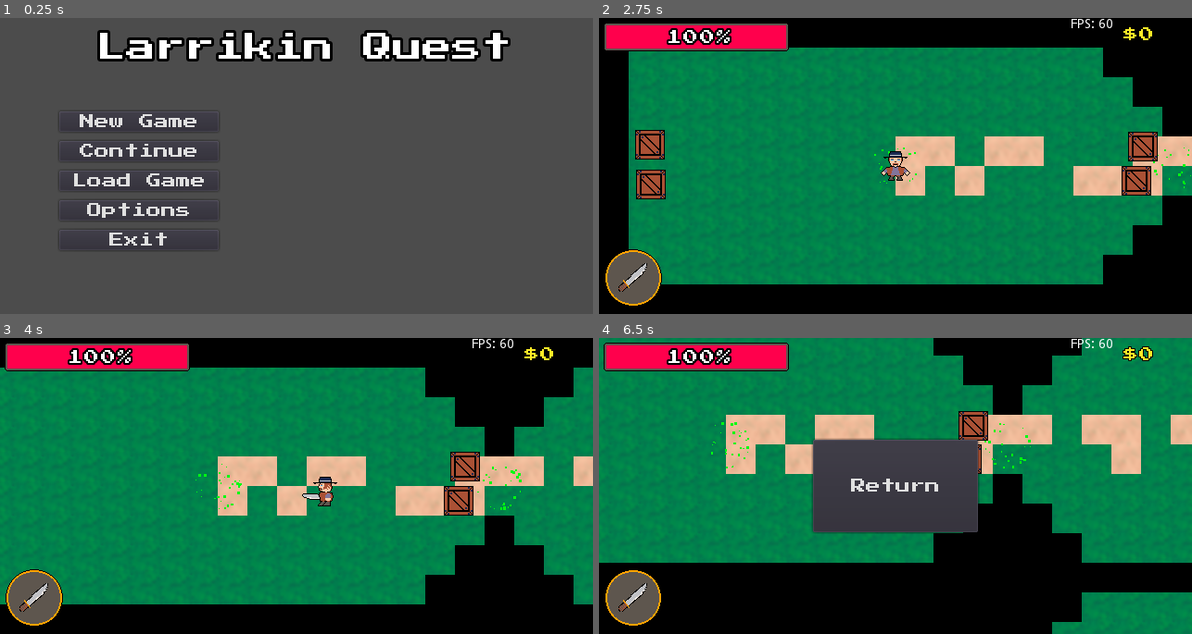
Above: before the commit, frames 1-4 (two rows, left to right).
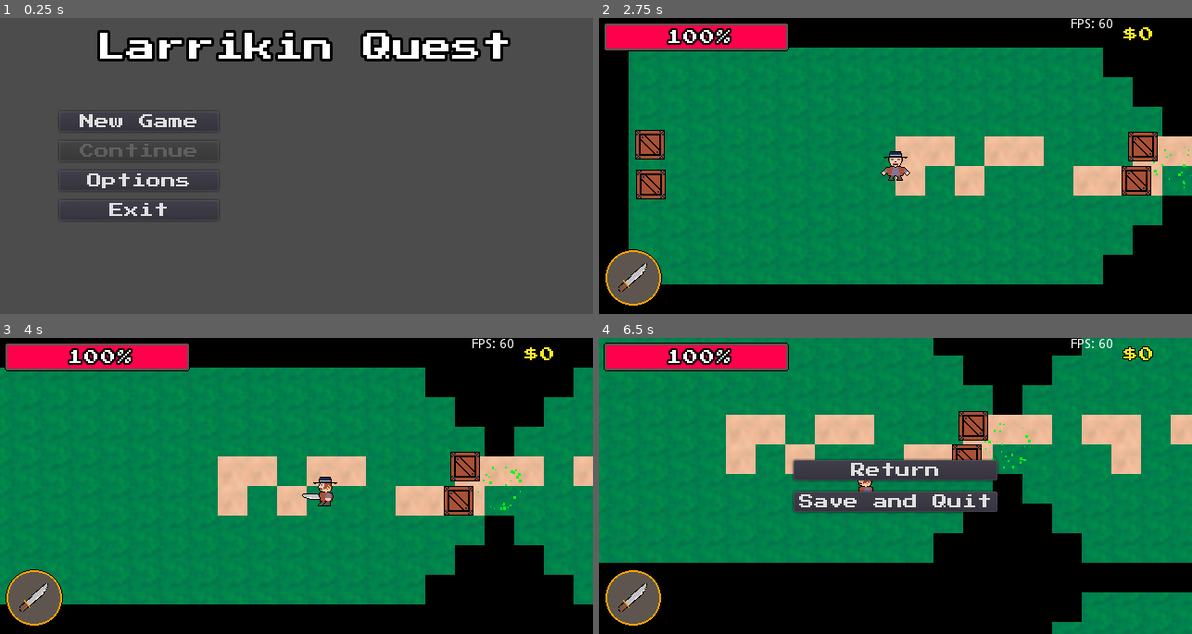
Above: after the commit, the same moments.

Repository: Beetron/2d-aussie-rpg
Game: Godot game, scene res://scene/Master.tscn
Same seed, same stepped clock (60 frames per second), same inputs: the game is played once before the commit and once after it.
Inputs (mouse positions are in pixels of both pictures, inside the frame that each line leads up to):
- Up to frame 1 (0.25 s): no input
- Up to frame 2 (2.75 s): click "Options" at 0.5 s; click (735, 180) at 1.25 s, where only the run before the commit has a clickable "Load Game"; click "New Game" at 2 s
- Up to frame 3 (4 s): move the mouse to (426, 471) at 2.77 s; hold Right (ui_right) 2.78-3.53 s; hold E (interact) 2.78-3.53 s; move the mouse to (177, 500) at 3.52 s; hold Down (ui_down) from 3.53 s (still down); click (177, 500) at 3.6 s; tap E (interact) at 3.8 s
- Up to frame 4 (6.5 s): move the mouse to (954, 420) at 4.27 s; release Down (ui_down) at 4.28 s; hold Right (ui_right) 4.28-5.03 s; hold E (interact) 4.28-5.03 s; move the mouse to (865, 545) at 5.02 s; hold Up (ui_up) 5.03-5.78 s; right-click (865, 545) at 5.1 s; tap E (interact) at 5.3 s; move the mouse to (1073, 530) at 5.77 s; hold Left (ui_left) from 5.78 s (still down); hold E (interact) from 5.78 s (still down); tap Escape (pause) at 6.4 s

The runs differ from the first frame. In frame 1, 1.2% of the frame differs, in the area x 11-36%, y 42-79%; in frame 2, less than 0.1%; in frame 3, less than 0.1%; in frame 4, 6.9%, in the area x 18-68%, y 28-66%.

Commit message:
Saving and loading

Diff:
--- a/scene/Boomerang.tscn
+++ b/scene/Boomerang.tscn
@@ -28,7 +28,9 @@
 "values": [ 0.0, 90.0, 180.0, 270.0, 360.0 ]
 }
 
-[node name="Boomerang" type="KinematicBody2D"]
+[node name="Boomerang" type="KinematicBody2D" groups=[
+"remove_on_load",
+]]
 collision_layer = 8
 collision_mask = 5
 script = ExtResource( 2 )
--- a/scene/Bottle.tscn
+++ b/scene/Bottle.tscn
@@ -35,7 +35,9 @@
 "values": [ 0.0, 90.0, 180.0, 270.0, 360.0 ]
 }
 
-[node name="Bottle" type="Area2D"]
+[node name="Bottle" type="Area2D" groups=[
+"remove_on_load",
+]]
 gravity = 0.0
 collision_layer = 64
 collision_mask = 19
--- a/scene/Level 1.tscn
+++ b/scene/Level 1.tscn
@@ -140,16 +140,14 @@
 [node name="Crate17" parent="." index="41" instance=ExtResource( 3 )]
 position = Vector2( 1646.69, 390.068 )
 
-[node name="Checkpoint" parent="." index="42" instance=ExtResource( 6 )]
-
-[node name="Checkpoint2" parent="." index="43" instance=ExtResource( 6 )]
+[node name="Checkpoint2" parent="." index="42" instance=ExtResource( 6 )]
 position = Vector2( 912, 0 )
 
-[node name="Checkpoint3" parent="." index="44" instance=ExtResource( 6 )]
+[node name="Checkpoint3" parent="." index="43" instance=ExtResource( 6 )]
 position = Vector2( 1520, 0 )
 
-[node name="Checkpoint4" parent="." index="45" instance=ExtResource( 6 )]
+[node name="Checkpoint4" parent="." index="44" instance=ExtResource( 6 )]
 position = Vector2( 2128, 0 )
 
-[node name="Checkpoint10" parent="." index="46" instance=ExtResource( 6 )]
+[node name="Checkpoint10" parent="." index="45" instance=ExtResource( 6 )]
 position = Vector2( 304, -0.109299 )
--- a/scene/MainMenu.tscn
+++ b/scene/MainMenu.tscn
@@ -1,9 +1,7 @@
-[gd_scene load_steps=9 format=2]
+[gd_scene load_steps=8 format=2]
 
 [ext_resource path="res://fonts/title_font.tres" type="DynamicFontData" id=1]
 [ext_resource path="res://script/main_menu.gd" type="Script" id=2]
-
-
 
 [sub_resource type="DynamicFont" id=1]
 size = 32
@@ -21,9 +19,6 @@
 font_data = ExtResource( 1 )
 
 [sub_resource type="DynamicFont" id=5]
-font_data = ExtResource( 1 )
-
-[sub_resource type="DynamicFont" id=6]
 font_data = ExtResource( 1 )
 
 [node name="GUI" type="Control"]
@@ -77,30 +72,23 @@
 margin_right = 172.0
 margin_bottom = 54.0
 custom_fonts/font = SubResource( 3 )
+disabled = true
 text = "Continue"
 
-[node name="Load Game" type="Button" parent="MainMenuButtons"]
+[node name="Options" type="Button" parent="MainMenuButtons"]
 margin_top = 64.0
 margin_right = 172.0
 margin_bottom = 86.0
 custom_fonts/font = SubResource( 4 )
-text = "Load Game"
+text = "Options"
 
-[node name="Options" type="Button" parent="MainMenuButtons"]
+[node name="Exit" type="Button" parent="MainMenuButtons"]
 margin_top = 96.0
 margin_right = 172.0
 margin_bottom = 118.0
 custom_fonts/font = SubResource( 5 )
-text = "Options"
-
-[node name="Exit" type="Button" parent="MainMenuButtons"]
-margin_top = 128.0
-margin_right = 172.0
-margin_bottom = 150.0
-custom_fonts/font = SubResource( 6 )
 text = "Exit"
 [connection signal="pressed" from="MainMenuButtons/New Game" to="." method="_on_Start_Game_pressed"]
 [connection signal="pressed" from="MainMenuButtons/Continue" to="." method="_on_Continue_pressed"]
-[connection signal="pressed" from="MainMenuButtons/Load Game" to="." method="_on_Load_Game_pressed"]
 [connection signal="pressed" from="MainMenuButtons/Options" to="." method="_on_Options_pressed"]
 [connection signal="pressed" from="MainMenuButtons/Exit" to="." method="_on_Exit_pressed"]
--- a/scene/PauseMenu.tscn
+++ b/scene/PauseMenu.tscn
@@ -1,9 +1,12 @@
-[gd_scene load_steps=4 format=2]
+[gd_scene load_steps=5 format=2]
 
 [ext_resource path="res://fonts/title_font.tres" type="DynamicFontData" id=1]
 [ext_resource path="res://script/pause_menu.gd" type="Script" id=2]
 
 [sub_resource type="DynamicFont" id=1]
+font_data = ExtResource( 1 )
+
+[sub_resource type="DynamicFont" id=2]
 font_data = ExtResource( 1 )
 
 [node name="PauseMenu" type="CanvasLayer"]
@@ -18,18 +21,41 @@
 "_edit_use_anchors_": false
 }
 
-[node name="Unpause" type="Button" parent="GUI"]
+[node name="VSplitContainer" type="VSplitContainer" parent="GUI"]
 anchor_left = 0.5
 anchor_top = 0.5
 anchor_right = 0.5
 anchor_bottom = 0.5
-margin_left = -89.0
-margin_top = -50.0
-margin_right = 89.0
-margin_bottom = 50.0
+margin_left = -110.0
+margin_top = -28.0
+margin_right = 110.0
+margin_bottom = 28.0
+grow_horizontal = 2
+grow_vertical = 2
+size_flags_horizontal = 3
+size_flags_vertical = 3
+dragger_visibility = 1
+__meta__ = {
+"_edit_use_anchors_": false
+}
+
+[node name="Unpause" type="Button" parent="GUI/VSplitContainer"]
+margin_right = 220.0
+margin_bottom = 22.0
 custom_fonts/font = SubResource( 1 )
 text = "Return"
 __meta__ = {
 "_edit_use_anchors_": false
 }
-[connection signal="pressed" from="GUI/Unpause" to="." method="_on_Unpause_pressed"]
+
+[node name="SaveAndQuit" type="Button" parent="GUI/VSplitContainer"]
+margin_top = 34.0
+margin_right = 220.0
+margin_bottom = 56.0
+custom_fonts/font = SubResource( 2 )
+text = "Save and Quit"
+__meta__ = {
+"_edit_use_anchors_": false
+}
+[connection signal="pressed" from="GUI/VSplitContainer/Unpause" to="." method="_on_Unpause_pressed"]
+[connection signal="pressed" from="GUI/VSplitContainer/SaveAndQuit" to="." method="_on_SaveAndQuit_pressed"]
--- a/scene/Spikes.tscn
+++ b/scene/Spikes.tscn
@@ -6,7 +6,9 @@
 [sub_resource type="RectangleShape2D" id=1]
 extents = Vector2( 8.01199, 8.14818 )
 
-[node name="Spikes" type="Area2D"]
+[node name="Spikes" type="Area2D" groups=[
+"remove_on_load",
+]]
 position = Vector2( 0.0769444, 0 )
 gravity = 0.0
 collision_layer = 64
--- a/script/Boomerang.gd
+++ b/script/Boomerang.gd
@@ -5,10 +5,16 @@
 
 var velocity : Vector2
 
-onready var player = get_parent().get_node("Player")
+var player : Node2D
 
 func _ready():
+	get_player()
 	$AnimationPlayer.play("spin")
+	return
+
+func get_player():
+	var players = get_tree().get_nodes_in_group("player")
+	player = players.back()
 	return
 
 func _physics_process(delta):
@@ -18,7 +24,7 @@
 
 	for i in get_slide_count():
 		var collision = get_slide_collision(i)
-		if collision.collider.name == "Player":
+		if collision.collider.is_in_group("player"):
 			collision.collider.boomerang_returned()
 			call_deferred("queue_free")
 		elif(collision.collider.is_in_group("enemies")):
--- a/script/Coins.gd
+++ b/script/Coins.gd
@@ -30,10 +30,12 @@
 	return
 
 func save():
-	var save_dict = {
-		"filename" : get_filename(),
-		"parent" : get_parent().get_path(),
-		"pos_x" : position.x,
-		"pos_y" : position.y,
-		}
-	return save_dict
+	if $RemoveTimer.is_stopped():
+		var save_dict = {
+			"filename" : get_filename(),
+			"parent" : get_parent().get_path(),
+			"pos_x" : position.x,
+			"pos_y" : position.y,
+			}
+		return save_dict
+	return null
--- a/script/Crate.gd
+++ b/script/Crate.gd
@@ -34,11 +34,13 @@
 	return
 
 func save():
-	var save_dict = {
-		"filename" : get_filename(),
-		"parent" : get_parent().get_path(),
-		"pos_x" : position.x,
-		"pos_y" : position.y,
-		"hp" : hp
-		}
-	return save_dict
+	if $RemoveTimer.is_stopped():
+		var save_dict = {
+			"filename" : get_filename(),
+			"parent" : get_parent().get_path(),
+			"pos_x" : position.x,
+			"pos_y" : position.y,
+			"hp" : hp
+			}
+		return save_dict
+	return null
--- a/script/Enemy.gd
+++ b/script/Enemy.gd
@@ -11,12 +11,18 @@
 var path : PoolVector2Array
 var rng = RandomNumberGenerator.new()
 var movement_frozen : bool
+var player : Node2D
 
-onready var player = get_parent().get_node("Player")
 onready var nav = get_parent().get_node("Navigation2D")
 
 func _ready():
+	get_player()
 	rng.randomize()
+	return
+
+func get_player():
+	var players = get_tree().get_nodes_in_group("player")
+	player = players.back()
 	return
 
 func take_damage(hit_amount):
--- a/script/Game.gd
+++ b/script/Game.gd
@@ -1,4 +1,6 @@
 extends Node
+
+signal save_and_quit
 
 var current_level
 var current_level_path
@@ -11,8 +13,8 @@
 var last_save_coins : int
 
 func _ready():
+	self.connect("save_and_quit", get_parent(), "save_and_quit")
 	init_level_list()
-	load_next_level()
 	return
 
 func init_level_list():
@@ -25,15 +27,36 @@
 	current_level.call_deferred("free")
 	return
 
+func load_level_by_path(path):
+	if current_level != null:
+		remove_current_level()
+	if !path:
+		printerr("Level path is null.")
+	else:
+		current_level_path = path
+		var next_level_resource = load(current_level_path)
+		var next_level = next_level_resource.instance()
+		add_child(next_level)
+		current_level = next_level
+	return
+
 func load_next_level():
 	if current_level != null:
 		remove_current_level()
 	current_level_path = level_list.pop_front()
-	print(current_level_path)
 	var next_level_resource = load(current_level_path)
 	var next_level = next_level_resource.instance()
 	add_child(next_level)
 	current_level = next_level
+	return
+
+func load_second_level():
+	if current_level != null:
+		remove_current_level()
+	var level_resource = load("res://scene/Level 2.tscn")
+	var level = level_resource.instance()
+	add_child(level)
+	current_level = level
 	return
 
 func load_bar_scene():
@@ -79,7 +102,7 @@
 func update_hp_bar(amount):
 	var hpbar = get_node("GameUI/PlayerUI/HealthBar")
 	var hp_percent = get_node("GameUI/PlayerUI/HealthBar/HealthPercent")
-	hpbar.value += amount
+	hpbar.value = amount
 	var hp_text = round(100 * (hpbar.value / hpbar.max_value))
 	hp_percent.text = hp_text as String + "%"
 	return
@@ -118,7 +141,6 @@
 	return
 
 func save_checkpoint(checkpoint_position):
-	print("Saving state")
 	last_save_state.clear()
 
 	var player_nodes = get_tree().get_nodes_in_group("player")
@@ -137,14 +159,17 @@
 			continue
 
 		var node_data = node.call("save")
-		last_save_state.append(to_json(node_data))
-	#print(last_save_state)
+		if(node_data != null):
+			last_save_state.append(to_json(node_data))
 	return
 
 func restore_checkpoint():
-	print("Loading state")
 	var save_nodes = get_tree().get_nodes_in_group("persist")
 	for i in save_nodes:
+		i.call_deferred("queue_free")
+
+	var projectiles = get_tree().get_nodes_in_group("remove_on_load")
+	for i in projectiles:
 		i.call_deferred("queue_free")
 
 	var player_nodes = get_tree().get_nodes_in_group("player")
@@ -153,6 +178,7 @@
 			printerr("No restore position function found")
 		else:
 			i.call("restore_position")
+			i.boomerang_thrown = false
 	coins = last_save_coins
 	update_coin_display()
 
@@ -168,6 +194,9 @@
 				continue
 			new_object.set(i, node_data[i])
 
+	var enemies = get_tree().get_nodes_in_group("enemies")
+	for i in enemies:
+		i.call("get_player")
 	$Transition/TransitionGUI.visible = true
 	$Transition/TransitionTimer.start()
 	get_tree().paused = true
@@ -178,47 +207,6 @@
 	$Transition/TransitionGUI.visible = false
 	return
 
-#
-#func save_game():
-#	var save_game = File.new()
-#	save_game.open("user://savegame.save", File.WRITE)
-#	var save_nodes = get_tree().get_nodes_in_group("persist")
-#	for node in save_nodes:
-#		if node.filename.empty():
-#			print("persistent node '%s' is missing a save() function, skipped" % node.name)
-#			continue
-#
-#		if !node.has_method("save"):
-#			print("persistent node '%s' is missing a save() function, skipped" % node.name)
-#			continue
-#
-#		var node_data = node.call("save")
-#		save_game.store_line(to_json(node_data))
-#	save_game.close()
-#	return
-#
-#func load_game():
-#	var save_game = File.new()
-#	if not save_game.file_exists("user://savegame.save"):
-#			return
-#
-#	var save_nodes = get_tree().get_nodes_in_group("persist")
-#	for i in save_nodes:
-#		i.call_deferred("queue_free")
-#
-#	save_game.open("user://savegame.save", File.READ)
-#	while save_game.get_position() < save_game.get_len():
-#		var node_data = parse_json(save_game.get_line())
-#
-#		var new_object = load(node_data["filename"]).instance()
-#		get_node(node_data["parent"]).add_child(new_object)
-#		new_object.position = Vector2(node_data["pos_x"], node_data["pos_y"])
-#
-#		for i in node_data.keys():
-#			if i == "filename" or i == "parent" or i == "pos_x" or i == "pos_y":
-#				continue
-#			new_object.set(i, node_data[i])
-#
-#	save_game.close()
-#
-#	return
+func save_and_quit():
+	emit_signal("save_and_quit")
+	return
--- a/script/Master.gd
+++ b/script/Master.gd
@@ -21,6 +21,7 @@
 	var game = game_resource.instance()
 	add_child(game)
 	current_scene = game
+	game.load_next_level()
 	return
 
 func load_options():
@@ -30,3 +31,120 @@
 	add_child(option)
 	current_scene = option
 	return
+
+func get_current_level():
+	var game = get_node("Game")
+	if !game:
+		printerr("Error: Game Scene not found!")
+	else:
+		var current_level = game.current_level_path
+		if !current_level:
+			printerr("Error: Current level not found!")
+		else:
+			return current_level
+	return null
+
+func save_game():
+	var save_game = File.new()
+	save_game.open("user://larrikinquest.save", File.WRITE)
+	var save_nodes = get_tree().get_nodes_in_group("persist")
+	save_nodes += get_tree().get_nodes_in_group("player")
+
+	var game_instance = get_node("Game")
+	for line in game_instance.last_save_state:
+		save_game.store_line(line)
+
+	var current_level = get_current_level()
+	if !current_level:
+		printerr("Save couldn't find current level.")
+	else:
+		save_game.store_line(to_json(get_current_level()))
+
+	save_game.store_line(to_json(game_instance.last_save_coins))
+	save_game.store_line(to_json(game_instance.coins))
+
+	for node in save_nodes:
+		if node.filename.empty():
+			print("persistent node '%s' is missing a save() function, skipped" % node.name)
+			continue
+
+		if !node.has_method("save"):
+			print("persistent node '%s' is missing a save() function, skipped" % node.name)
+			continue
+
+		var node_data = node.call("save")
+		if(node_data != null):
+			save_game.store_line(to_json(node_data))
+	save_game.close()
+	return
+
+func restore_save():
+	remove_current_scene()
+	var game_resource = load("res://scene/Game.tscn")
+	var game = game_resource.instance()
+	add_child(game)
+	current_scene = game
+
+	var save_game = File.new()
+	if not save_game.file_exists("user://larrikinquest.save"):
+			return
+
+	save_game.open("user://larrikinquest.save", File.READ)
+
+	while save_game.get_position() < save_game.get_len():
+		var line = save_game.get_line()
+		if line.begins_with("\"res://scene/Level"):
+			var level_path = parse_json(line)
+			game.load_level_by_path(level_path)
+			break
+		else:
+			game.last_save_state.append(line)
+
+	game.last_save_coins = parse_json(save_game.get_line())
+	game.coins = parse_json(save_game.get_line())
+	game.update_coin_display()
+
+	var save_nodes = get_tree().get_nodes_in_group("player")
+	save_nodes += get_tree().get_nodes_in_group("persist")
+
+	for i in save_nodes:
+		i.queue_free()
+
+	while save_game.get_position() < save_game.get_len():
+		var node_data = parse_json(save_game.get_line())
+
+		var new_object = load(node_data["filename"]).instance()
+		get_node(node_data["parent"]).add_child(new_object)
+		if node_data.has("pos_x") and node_data.has("pos_y"):
+			new_object.position = Vector2(node_data["pos_x"], node_data["pos_y"])
+
+		if node_data.has("saved_position_x") and node_data.has("saved_position_y"):
+			new_object.saved_position = Vector2(node_data["saved_position_x"], node_data["saved_position_y"])
+
+		for i in node_data.keys():
+			if i == "filename" or i == "parent" or i == "pos_x" or i == "pos_y" or i == "saved_position_x" or i == "saved_position_y":
+				continue
+			new_object.set(i, node_data[i])
+
+	#Update enemies player reference with new player node
+	var enemies = get_tree().get_nodes_in_group("enemies")
+	for i in enemies:
+		i.call("get_player")
+
+	var player_nodes = get_tree().get_nodes_in_group("player")
+	var player = player_nodes.back()
+	game.update_hp_bar(player.hp)
+
+	if player.current_weapon == 0:
+		player.equip_weapon("Boomerang")
+	elif player.current_weapon == 1:
+		player.equip_weapon("Knife")
+
+
+	save_game.close()
+	return
+
+func save_and_quit():
+	save_game()
+	get_tree().quit()
+	return
--- a/script/Player.gd
+++ b/script/Player.gd
@@ -41,7 +41,7 @@
 
 var saved_position : Vector2
 var position_reset = false
-var saved_cash : int
+var coins : int
 
 # Called when the node enters the scene tree for the first time.
 func _ready():
@@ -57,8 +57,6 @@
 	return
 
 func _process(delta):
-	if Input.is_key_pressed(16777235):
-		take_damage(99999)
 	handle_movement(delta)
 	update()
 	return
@@ -188,7 +186,7 @@
 func take_damage(hit_amount):
 	if($DamageImmunity.is_stopped()):
 		hp = hp - hit_amount
-		emit_signal("player_hp_changed", -hit_amount)
+		emit_signal("player_hp_changed", hp)
 		$DamageImmunity.start()
 		if(hp <= 0):
 			emit_signal("player_died")
@@ -216,3 +214,17 @@
 func restore_position():
 	position_reset = true
 	return
+
+func save():
+	var save_dict = {
+		"filename" : get_filename(),
+		"parent" : get_parent().get_path(),
+		"pos_x" : position.x,
+		"pos_y" : position.y,
+		"hp" : hp,
+		"saved_position_x" : saved_position.x,
+		"saved_position_y" : saved_position.y,
+		"boomerang_carried" : boomerang_carried,
+		"current_weapon" : current_weapon
+		}
+	return save_dict
--- a/script/checkpoint.gd
+++ b/script/checkpoint.gd
@@ -9,8 +9,9 @@
 func _on_Area2D_body_entered(body):
 	if body.is_in_group("player"):
 		emit_signal("activate", position)
-		if !body.has_method("restore_position"):
+		if !body.has_method("restore_hp"):
 			printerr("No restore_hp function found")
 		else:
 			body.call("restore_hp")
+
 	return
--- a/script/explode_toad.gd
+++ b/script/explode_toad.gd
@@ -55,7 +55,6 @@
 	$AnimatedSprite.play("Explode")
 	$CollisionShape2D.set_deferred("disabled", true)
 	if($ExplosionZone.overlaps_body(player)):
-		print("player hit by explosion")
 		player.call_deferred("take_damage",damage)
 	$DeathTimer.start()
 	return
--- a/script/level.gd
+++ b/script/level.gd
@@ -19,7 +19,7 @@
 var saved_player_pos : Vector2
 
 func _ready():
-	self.connect("end_of_level_reached", get_parent(), "load_next_level")
+	self.connect("end_of_level_reached", get_parent(), "load_second_level")
 	self.connect("player_hp_changed", get_parent(), "update_hp_bar")
 	self.connect("coins_picked_up", get_parent(), "add_coins")
 	self.connect("weapon_equipped", get_parent(), "update_weapon_display")
@@ -109,3 +109,6 @@
 func return_to_checkpoint():
 	emit_signal("return_to_checkpoint")
 	return
+
+func interact():
+	pass
--- a/script/main_menu.gd
+++ b/script/main_menu.gd
@@ -2,10 +2,17 @@
 
 signal start_button_pressed
 signal load_button_pressed
+signal continue_button_pressed
 
 func _ready():
 	self.connect("start_button_pressed", get_parent(), "load_game")
 	self.connect("load_button_pressed", get_parent(), "load_options")
+	self.connect("continue_button_pressed", get_parent(), "restore_save")
+
+	var save_game = File.new()
+	if save_game.file_exists("user://larrikinquest.save"):
+		$MainMenuButtons/Continue.disabled = false
+	save_game.close()
 	return
 
 func _on_Start_Game_pressed():
@@ -18,11 +25,8 @@
 
 
 func _on_Continue_pressed():
-	pass # Replace with function body.
-
-
-func _on_Load_Game_pressed():
-	pass # Replace with function body.
+	emit_signal("continue_button_pressed")
+	return
 
 
 func _on_Exit_pressed():
--- a/script/pause_menu.gd
+++ b/script/pause_menu.gd
@@ -1,11 +1,18 @@
 extends CanvasLayer
 
 signal unpause_button_pressed
+signal savequit_button_pressed
 
 func _ready():
 	self.connect("unpause_button_pressed", get_parent(), "unpause")
+	self.connect("savequit_button_pressed", get_parent(), "save_and_quit")
 	return
 
 func _on_Unpause_pressed():
 	emit_signal("unpause_button_pressed")
 	return
+
+
+func _on_SaveAndQuit_pressed():
+	emit_signal("savequit_button_pressed")
+	return
